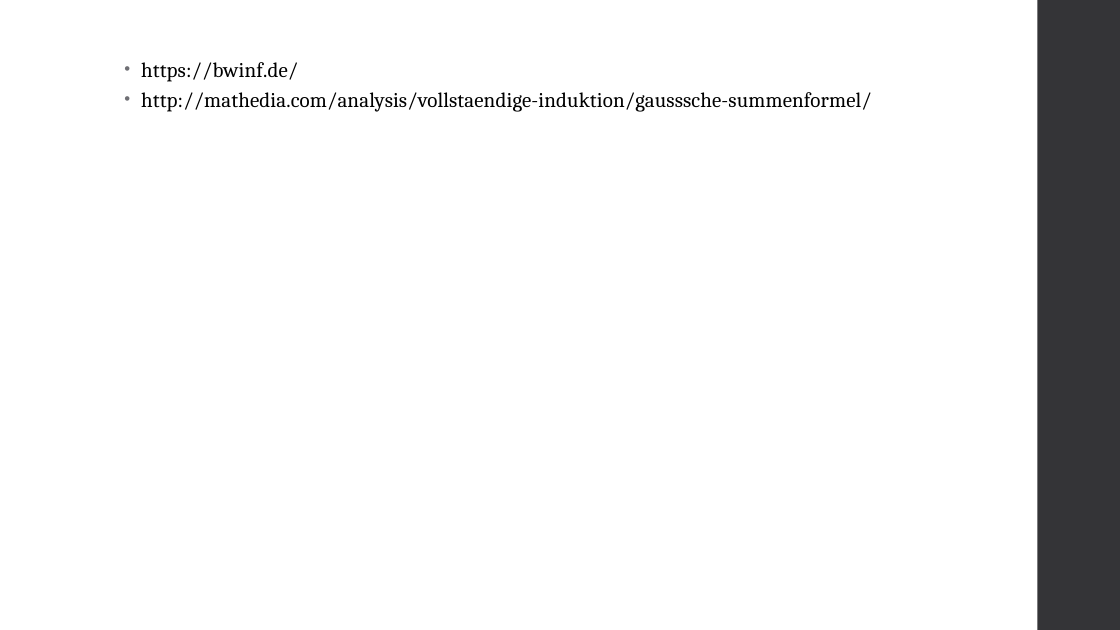
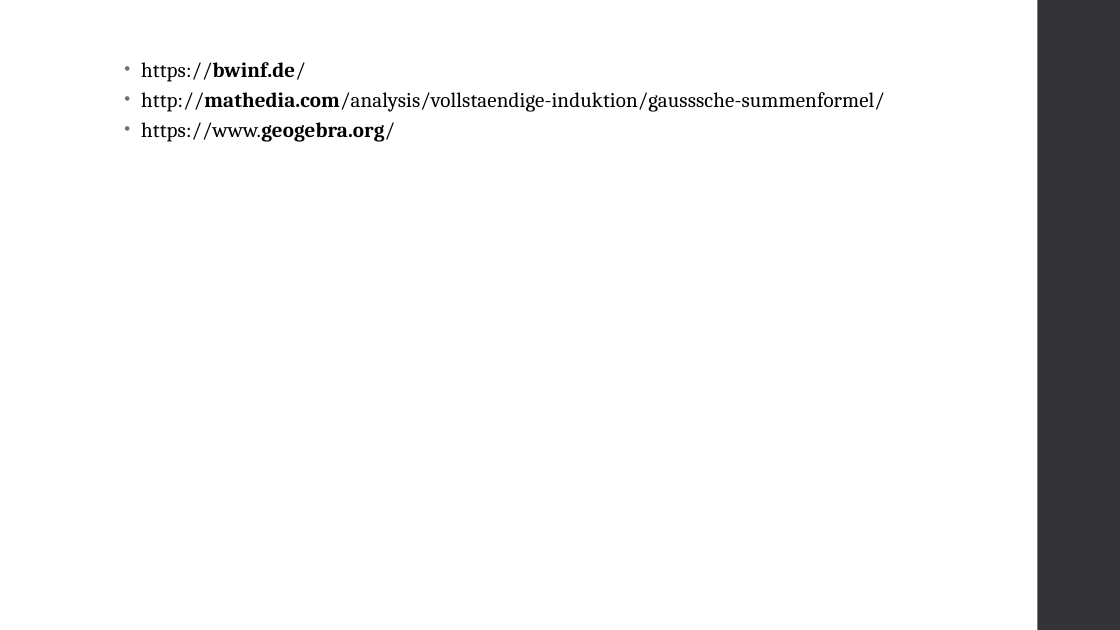
Before and after one commit to atalantus/BwInf36_Runde02, a slide deck: slide 22 of Aufgabe01_Praesentation.pptx (slide 20 before the commit). Drawn at 1120x630 pixels with LibreOffice and Linux fonts; fonts in the diff are those of the drawing. Boxes give left, top, right and bottom in pixels: in the first picture for what was removed or moved away, otherwise in the second. Text is boxed around its words. In the diff, an @@ line names an element or a change of style, - is before the commit and + after.

```diff
--- a/Aufgabe01_Praesentation.pptx
+++ b/Aufgabe01_Praesentation.pptx
@@ text at box(141, 62, 885, 112): bold on in "https://bwinf.de/", "http://mathedia.com/analysis/vollstaendige-induktion/gausssc ..." @@
@@ text at box(141, 122, 395, 142): paragraph added @@
+• https://www.geogebra.org/
```
Also in this commit, not shown: 3 other slides changed, 2 slides added.
